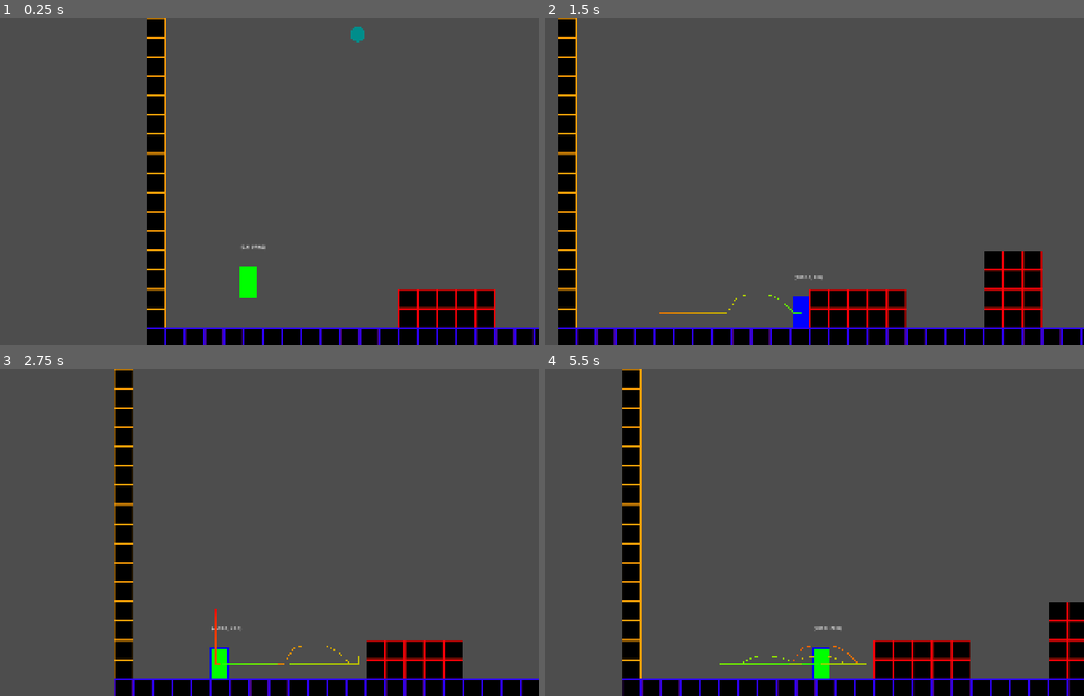
Above: before the commit, frames 1-4 (two rows, left to right).
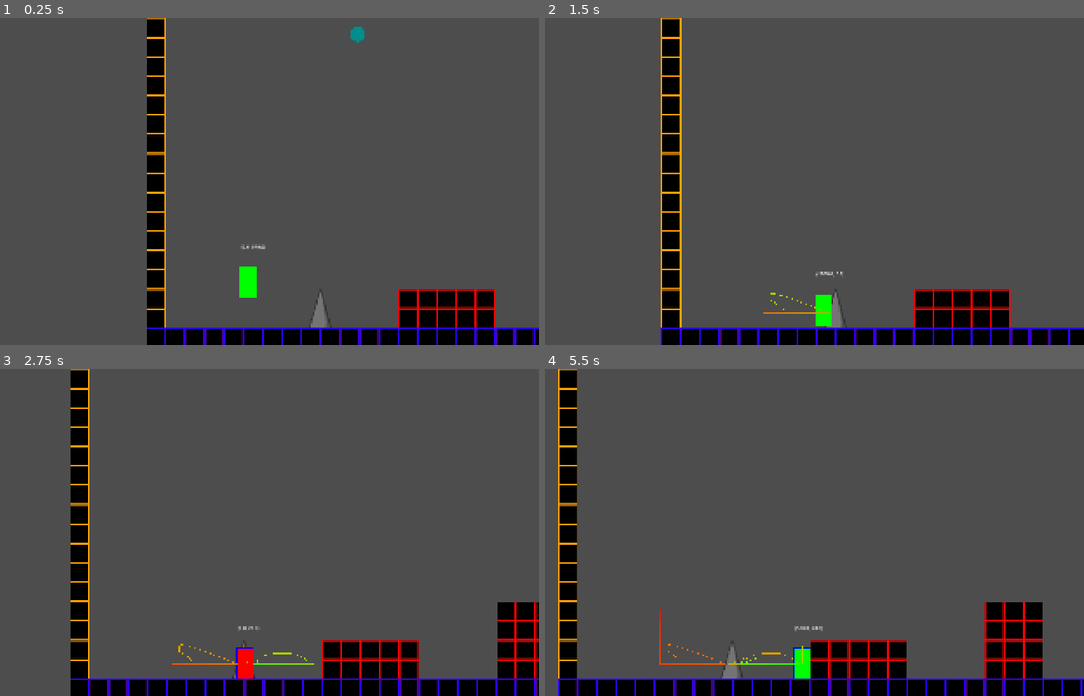
Above: after the commit, the same moments.

Repository: cmoll24/2025_IGC_Vela_Spark
Game: Godot game, scene res://src/levels/level_1V2.tscn
Two runs of this game, one before a commit and one after it. Both use one fixed random seed, a clock stepped at 60 frames per second and the inputs below. This scene is started directly instead of the project's main scene.
Inputs (mouse positions are in pixels of both pictures, inside the frame that each line leads up to):
- Up to frame 1 (0.25 s): no input
- Up to frame 2 (1.5 s): tap Enter at 0.5 s; move the mouse to (922, 165) at 0.52 s; hold C (dash) 0.53-1.28 s; hold Right (move_right) from 0.53 s (still down); click (922, 165) at 0.67 s; tap Z (jump) at 0.77 s; move the mouse to (674, 197) at 1.27 s; tap C (dash) at 1.35 s
- Up to frame 3 (2.75 s): tap Z (jump) at 1.52 s; move the mouse to (307, 460) at 2.02 s; release Right (move_right) at 2.03 s; hold Left (move_left) from 2.03 s (still down); hold C (dash) from 2.03 s (still down)
- Up to frame 4 (5.5 s): move the mouse to (765, 597) at 2.77 s; release Left (move_left) at 2.78 s; release C (dash) at 2.78 s; hold Right (move_right) 2.78-4.28 s; tap C (dash) at 2.85, 4.35 s; click (765, 597) at 2.92 s; tap Z (jump) at 3.02, 3.77, 4.52 s; move the mouse to (965, 581) at 3.52 s; hold C (dash) 3.53-4.28 s; move the mouse to (620, 483) at 4.27 s; hold Left (move_left) 4.28-5.03 s; move the mouse to (819, 532) at 5.02 s; hold Right (move_right) from 5.03 s (still down); hold C (dash) from 5.03 s (still down); click (819, 532) at 5.17 s

The runs differ from the first frame. In frame 1, 0.2% of the frame differs, in the area x 57-62%, y 84-95%; in frame 2, 15%; in frame 3, 13%; in frame 4, 16%, in the area x 2-100%, y 0-100%.
Error in both runs: Invalid access to property or key 'current_level' on a base object of type 'Nil'. (res://src/main/Globals.gd:20)

Commit message:
Spikes
Started working on the spike, need to be worked on

Diff:
--- a/2025-igc-boss/src/levels/level_1V2.tscn
+++ b/2025-igc-boss/src/levels/level_1V2.tscn
@@ -1,12 +1,13 @@
-[gd_scene load_steps=15 format=4 uid="uid://b2wthbiliuvry"]
+[gd_scene load_steps=16 format=4 uid="uid://b2wthbiliuvry"]
 
 [ext_resource type="Script" uid="uid://c5lrvtf7k18k6" path="res://src/levels/level.gd" id="1_ml2o2"]
 [ext_resource type="Texture2D" uid="uid://dgxkgog6itxut" path="res://assets/debug/debug_background.jpg" id="2_2jbrd"]
 [ext_resource type="PackedScene" uid="uid://c6m2t238knjov" path="res://src/player/player.tscn" id="3_hs3jm"]
+[ext_resource type="PackedScene" uid="uid://gsv221h3cqya" path="res://src/obstacles/Spikes.tscn" id="3_k441x"]
 [ext_resource type="PackedScene" uid="uid://blrpedy6a2wjq" path="res://src/enemies/enemyArc/enemyArc.tscn" id="5_l8eot"]
 [ext_resource type="PackedScene" uid="uid://xw52pno6uah0" path="res://src/enemies/enemyFall/enemeyFall.tscn" id="6_7g6o4"]
 [ext_resource type="Texture2D" uid="uid://r3x6xc2kjti" path="res://assets/background/colision_tile.png" id="7_uxcgt"]
-[ext_resource type="PackedScene" uid="uid://bl2j811r6vaa7" path="res://src/boss/boss.tscn" id="8_7gubv"]
+[ext_resource type="PackedScene" uid="uid://bl2j811r6vaa7" path="res://src/boss/Boss.tscn" id="8_7gubv"]
 [ext_resource type="PackedScene" uid="uid://ch7qi2ugoypm2" path="res://src/projectile/fallProjectile.tscn" id="9_w2s1y"]
 [ext_resource type="PackedScene" uid="uid://chpu8dpd081yq" path="res://src/obstacles/outOfBounds.tscn" id="10_k441x"]
 
@@ -48,6 +49,11 @@
 offset_bottom = 1255.0
 texture = ExtResource("2_2jbrd")
 stretch_mode = 1
+
+[node name="obstacles" type="Node2D" parent="."]
+
+[node name="Spikes" parent="obstacles" instance=ExtResource("3_k441x")]
+position = Vector2(135, 973)
 
 [node name="Boss" parent="." instance=ExtResource("8_7gubv")]
 position = Vector2(11417, 744)
--- /dev/null
+++ b/2025-igc-boss/src/obstacles/Spikes.tscn
@@ -0,0 +1,27 @@
+[gd_scene load_steps=4 format=3 uid="uid://gsv221h3cqya"]
+
+[ext_resource type="Script" uid="uid://b8ajhgr82btkh" path="res://src/obstacles/spikes.gd" id="1_q6euu"]
+[ext_resource type="Texture2D" uid="uid://clr37rchabgf6" path="res://assets/debug/Adobe Express - file (2) (1).png" id="1_ve4pm"]
+
+[sub_resource type="RectangleShape2D" id="RectangleShape2D_ve4pm"]
+
+[node name="Spikes" type="Area2D" groups=["obstacles"]]
+collision_layer = 0
+collision_mask = 6
+script = ExtResource("1_q6euu")
+
+[node name="CollisionShape2D" type="CollisionShape2D" parent="."]
+scale = Vector2(3, 3)
+shape = SubResource("RectangleShape2D_ve4pm")
+debug_color = Color(0.33675003, 0.34981027, 0.39913458, 0.41960785)
+
+[node name="TextureRect" type="TextureRect" parent="CollisionShape2D"]
+offset_left = -35.0
+offset_top = -35.0
+offset_right = 29.0
+offset_bottom = 29.0
+texture = ExtResource("1_ve4pm")
+stretch_mode = 3
+flip_h = true
+
+[connection signal="body_entered" from="." to="." method="_on_body_entered"]
--- /dev/null
+++ b/2025-igc-boss/src/obstacles/spikes.gd
@@ -0,0 +1,6 @@
+extends Area2D
+
+
+func _on_body_entered(body: Node2D) -> void:
+	if body is Player:
+		body.hit(self)
Binary file added: 2025-igc-boss/assets/debug/Adobe Express - file (2) (1).png
Not shown, added: 2025-igc-boss/assets/debug/Adobe Express - file (2) (1).png.import
Binary file added: 2025-igc-boss/assets/debug/Adobe Express - file (2).png
Not shown, added: 2025-igc-boss/assets/debug/Adobe Express - file (2).png.import
Not shown, added: 2025-igc-boss/src/obstacles/spikes.gd.uid
